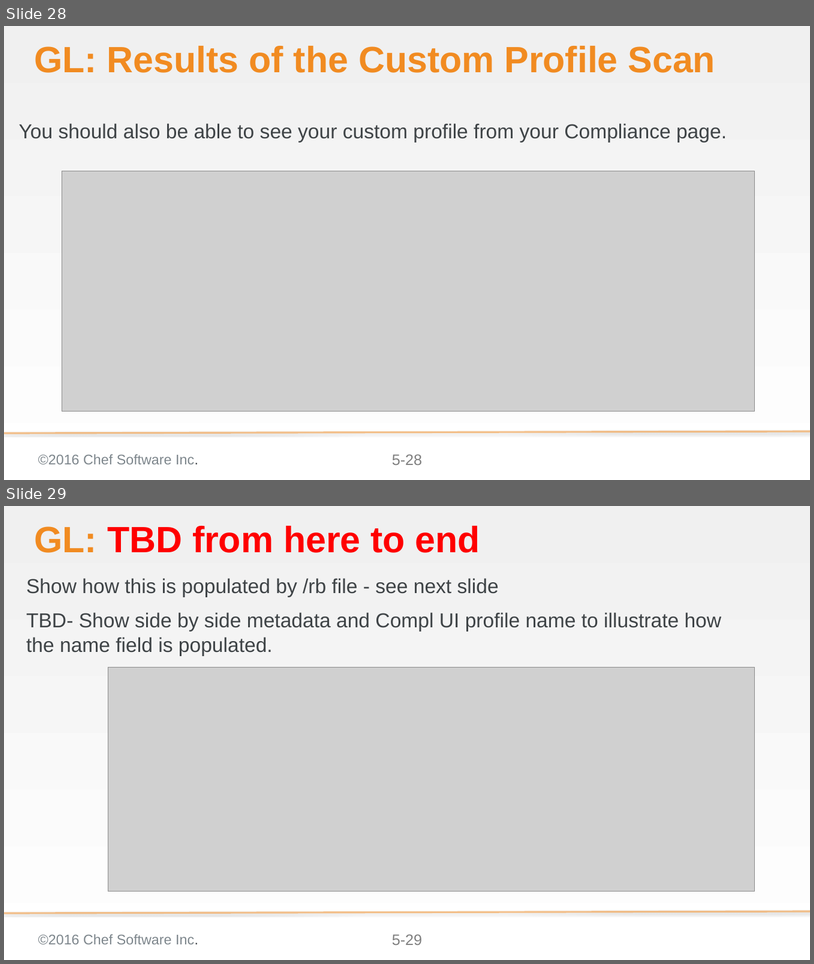
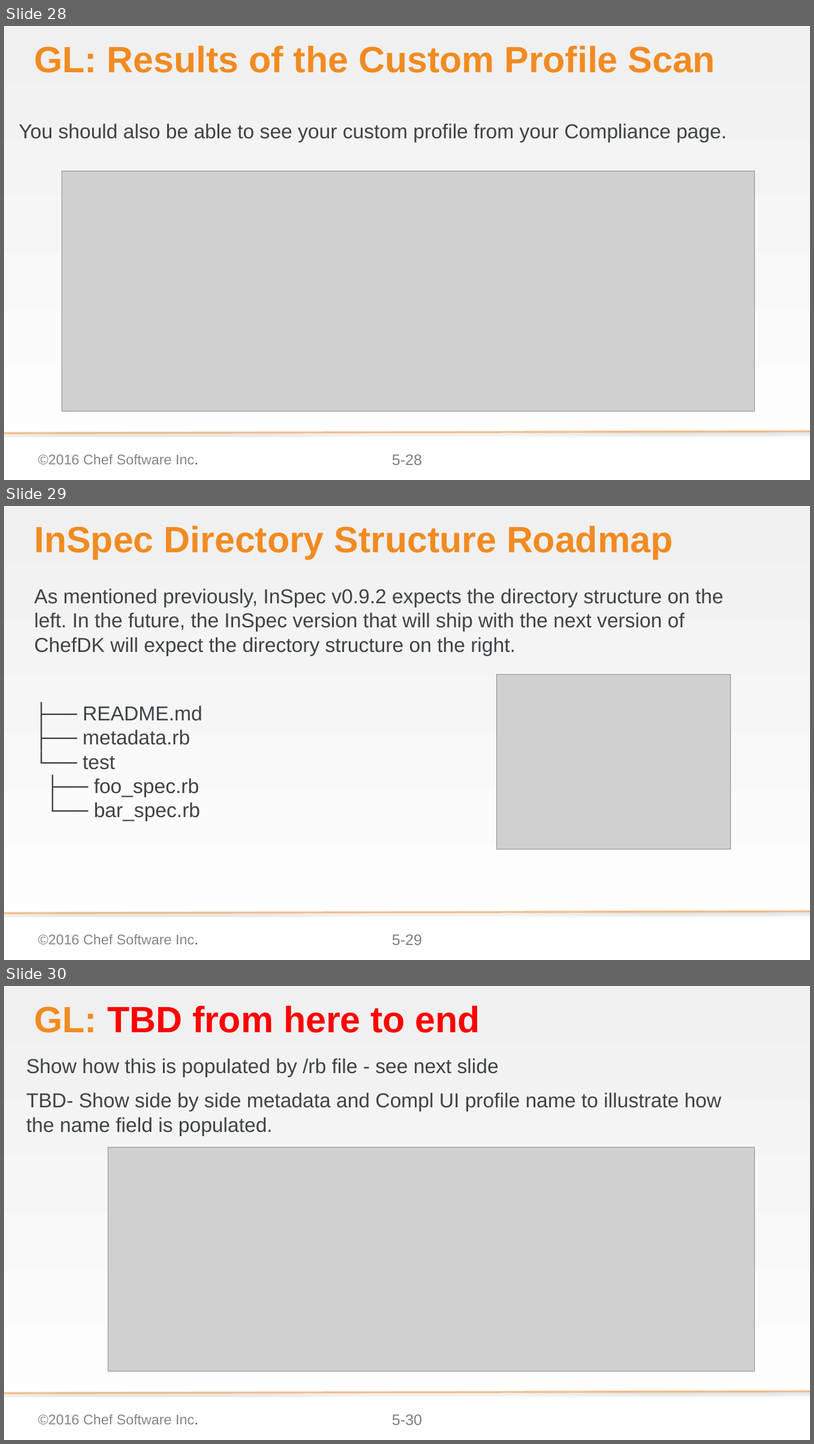
Before and after one commit to bchamby/chef-compliance-installation-configuration-operation, a slide deck: 05-creating-custom-profiles.pptx. Shown one above the other, each under a label of ours: slides 28 and 29 before the commit, slides 28, 29 and 30 after it. The pictures are 814x964 and 814x1444 pixels, drawn with LibreOffice and Linux fonts; fonts in the diff are those of the drawing; grey boxes stand for pictures; background and template pictures are left out. Boxes give left, top, right and bottom in pixels: in the first picture for what was removed or moved away, otherwise in the second. Text is boxed around its words. In the diff, an @@ line names an element or a change of style, - is before the commit and + after.

```diff
--- a/05-creating-custom-profiles.pptx
+++ b/05-creating-custom-profiles.pptx
@@ slide 29 added at (x1=4, y1=506, x2=810, y2=960), background gradient #F0F0F0 to #FFFFFF; not listed: 3 template elements that a slide beside it also shows @@
@@ title added at (x1=34, y1=526, x2=673, y2=559), 58 pt, text #F18B21, bold @@
+InSpec Directory Structure Roadmap
@@ text added at (x1=34, y1=588, x2=724, y2=821), 32 pt, text #3E4346 @@
+As mentioned previously, InSpec v0.9.2 expects the directory structure on the left. In the future, the InSpec version that will ship with the next version of ChefDK will expect the directory structure on the right.
+├── README.md
+├── metadata.rb
+└── test
+├── foo_spec.rb
+└── bar_spec.rb
@@ picture added at (x1=497, y1=674, x2=731, y2=849) @@
@@ what was slide 29 is now slide 30 @@
@@ page number at (x1=392, y1=1414, x2=422, y2=1425): text changed @@
-5-29
+5-30
```
Also in this commit, not shown: 3 slides changed, 2 other files.
